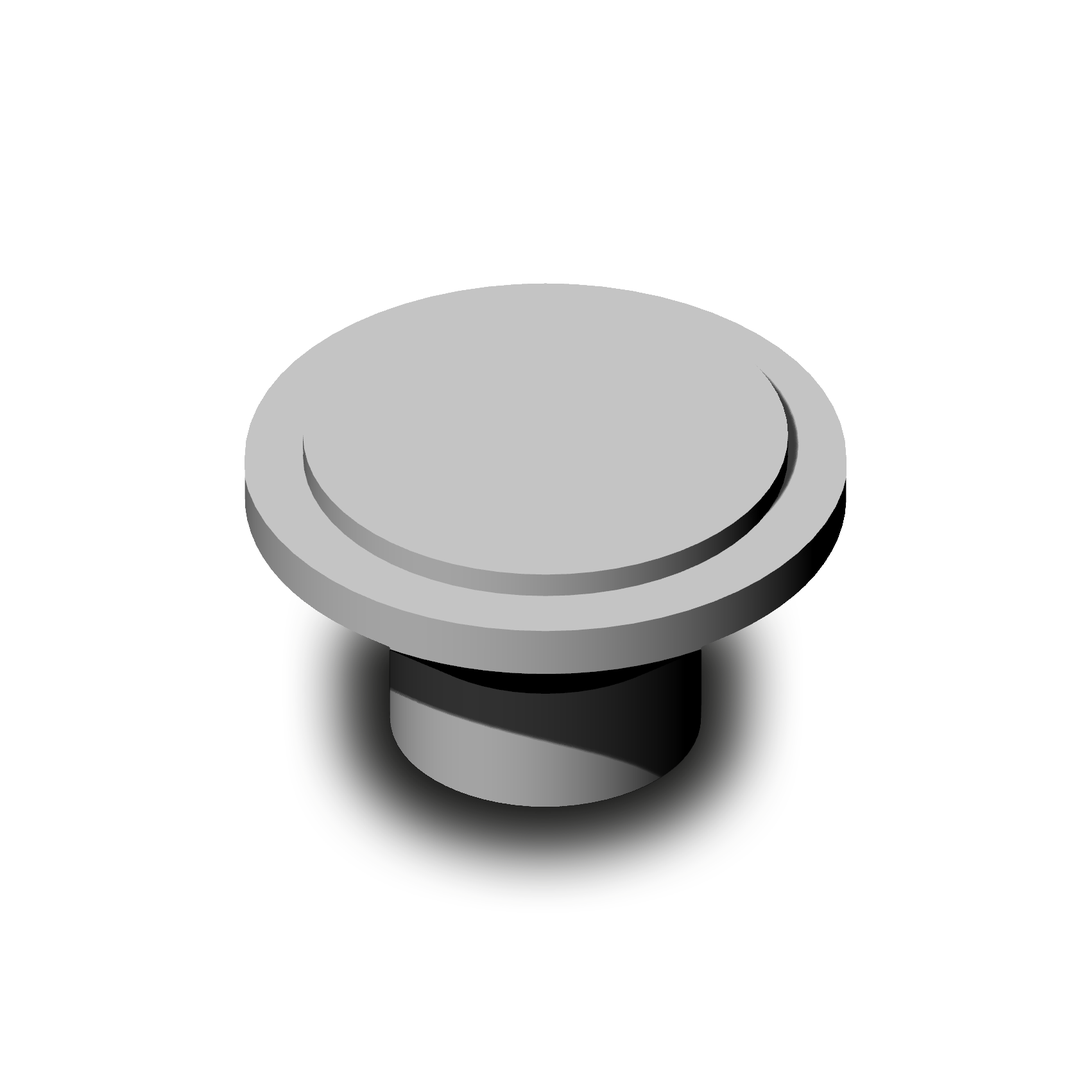
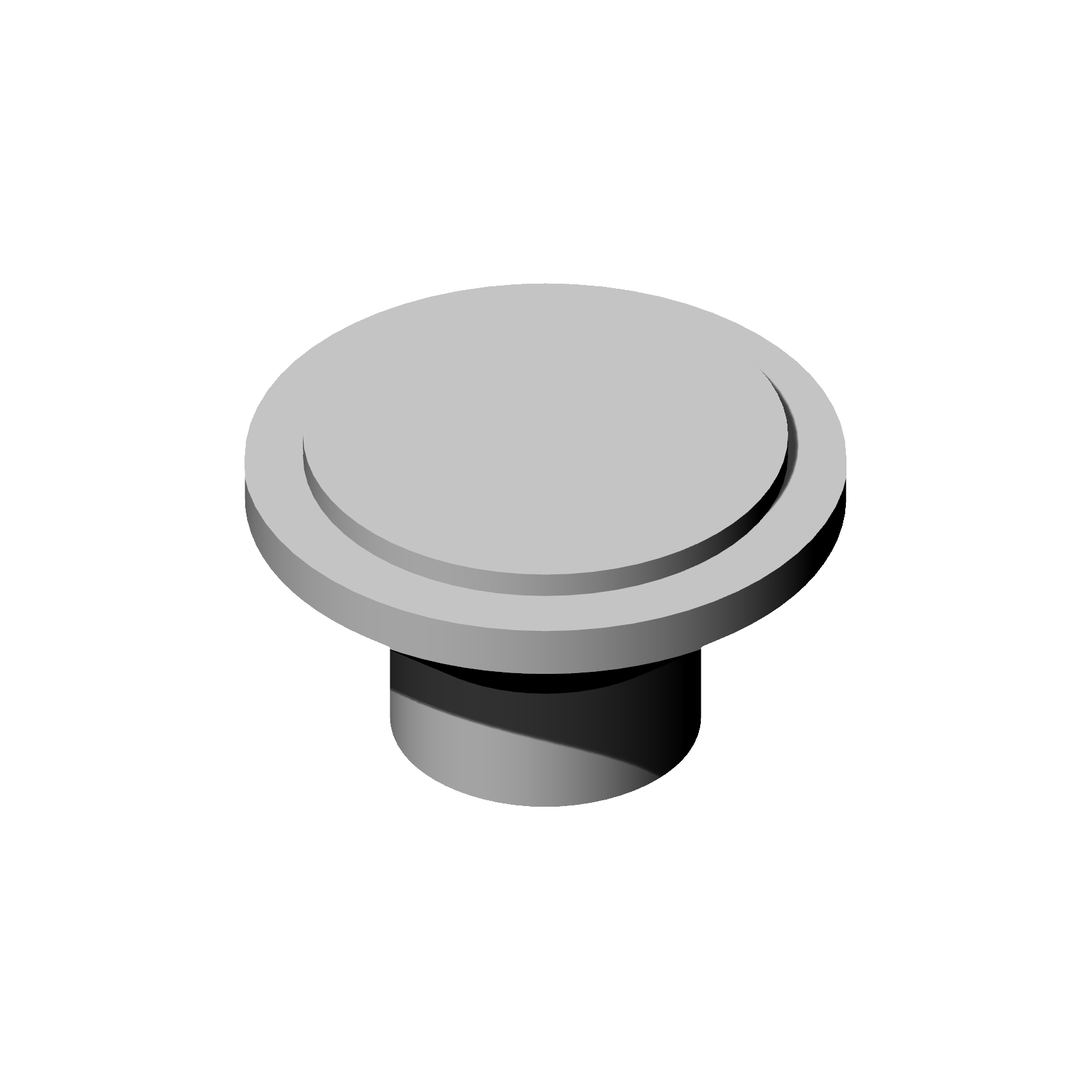
The second 1091×1091 image is a revision of the first. Changes to its layers:
hid "Layer 1" over box(388, 650, 704, 809)
